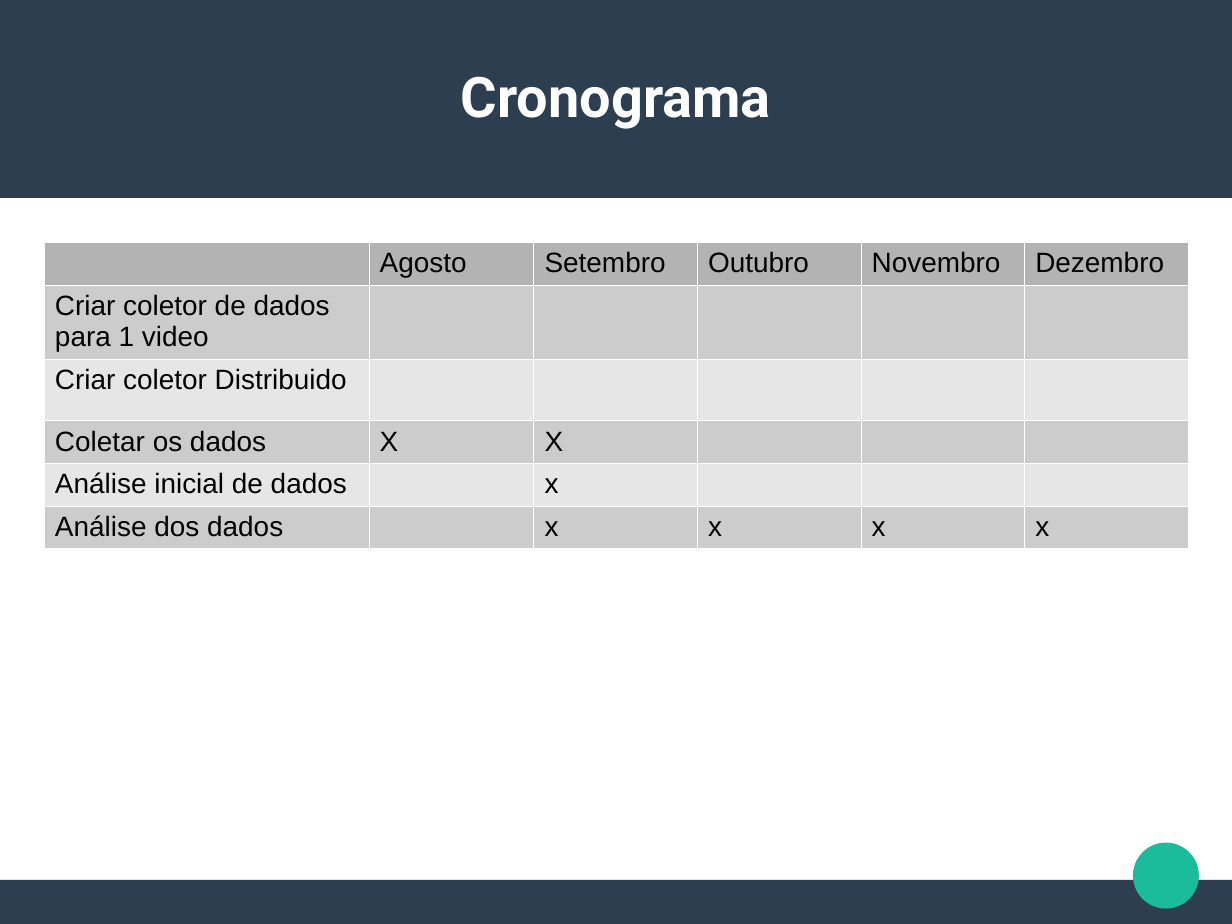
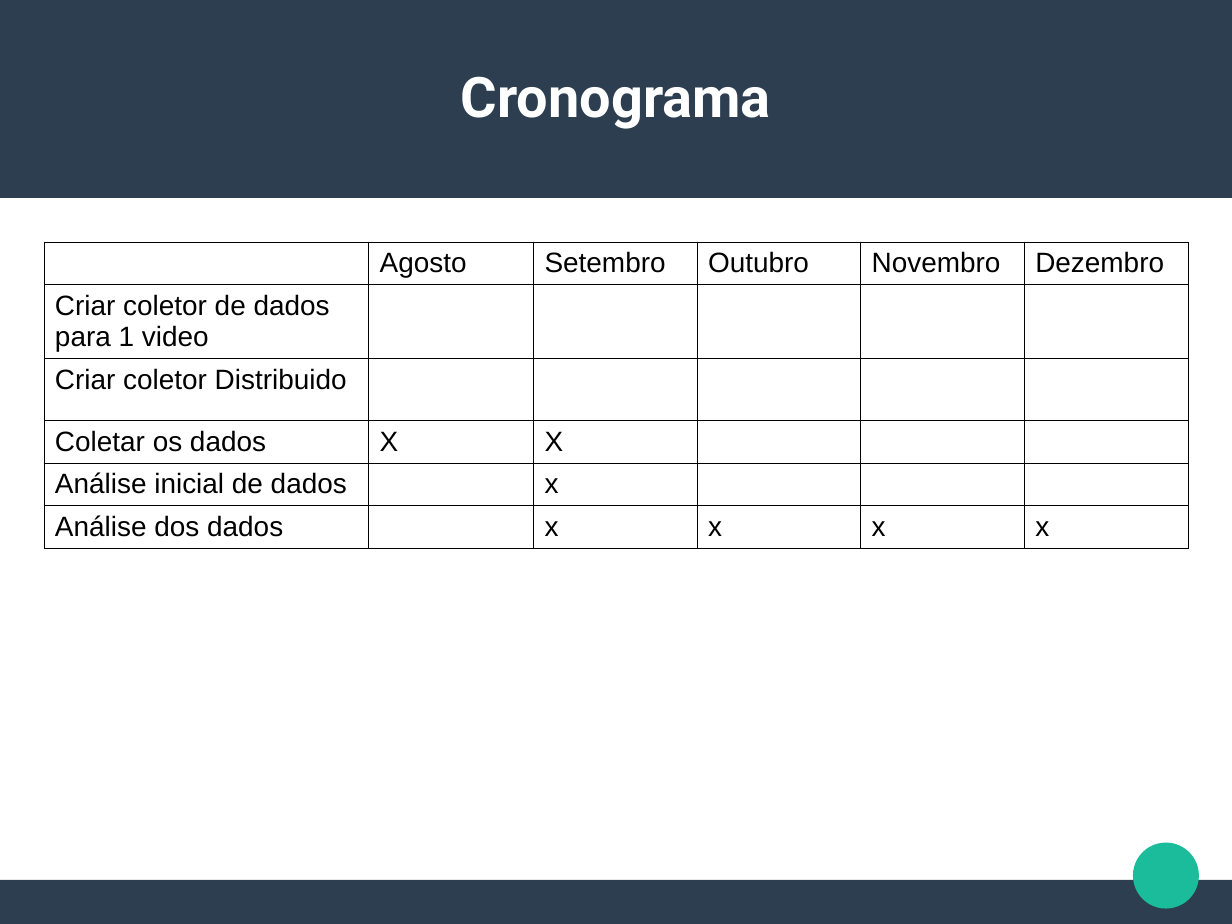
Before and after one commit to lucasbissaro/TCC_LucasBissaro, a slide deck: slide 15 of TCC apresentação 4.odp (slide 14 before the commit). Drawn at 1232x924 pixels with LibreOffice and Linux fonts; fonts in the diff are those of the drawing. Boxes give left, top, right and bottom in pixels: in the first picture for what was removed or moved away, otherwise in the second. Text is boxed around its words. In the diff, an @@ line names an element or a change of style, - is before the commit and + after.

```diff
--- a/TCC apresentação 4.odp
+++ b/TCC apresentação 4.odp
@@ table at [44,241,1186,548] @@
@@ fill #B3B3B3 to none in 5 cells @@
@@ fill #CCCCCC to none in 9 cells @@
@@ fill #E6E6E6 to none in 3 cells @@
@@ borders changed @@
```
Also in this commit, not shown: 3 other slides changed, 1 slide added, 2 other files.
